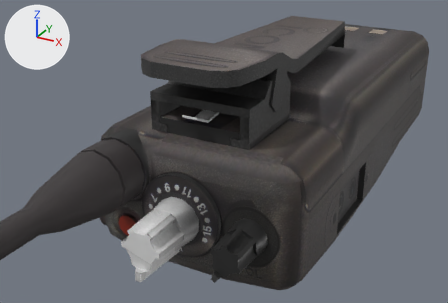
Renders of the COLLADA model radio/radio.DAE from each side of a commit.
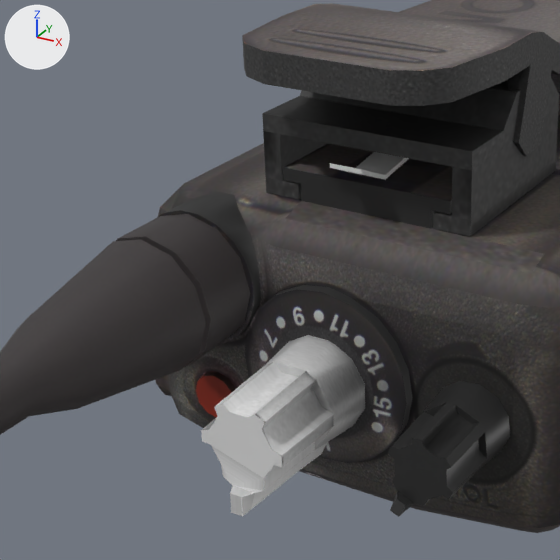
Each version appears first whole from a 50 mm camera at (0.0694, -0.1527, 0.0689) aimed at (0.0108, -0.0463, 0.0158), and next in a close-up on the part from 6% to 65% of the width and 12% to 100% of the height. The axes (+X, +Y, +Z) are drawn at upper left. The lights are the same throughout. Where no turn or scale is listed for an object, it has been applied to the vertices. Vertices at the same position are counted once.

The first close-up shows 'Node.003', 'Node.004', 'Node.005', 'Node.007', 'ic40Antennae', 'ic40Channel', 'ic40Red', 'ic40Volume'.
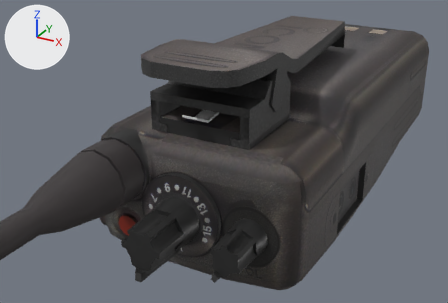
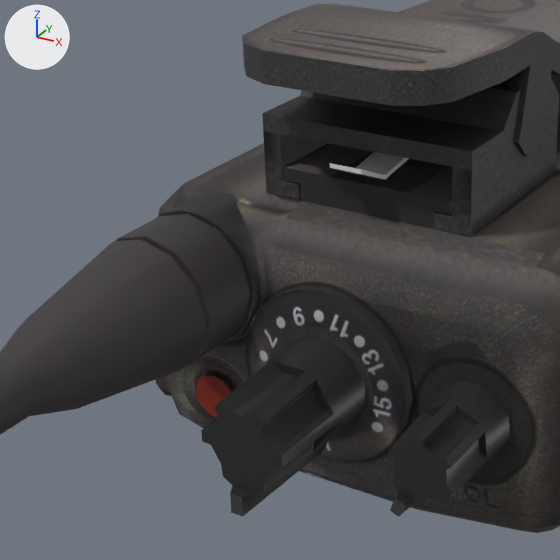
Commit message: Replaces channel knob material with reference to volume knob material so that they match.

Location of each change, (x1, y1, x2, y2) in pixels of the close-ups (560 x 560 px):
part 1 of me_ic40channel, recoloured (grey to black): (267, 335, 365, 470) in both
part 2 of me_ic40channel, recoloured (grey to black): (201, 362, 332, 516) in both
part 3 of me_ic40channel, recoloured (grey to black): (218, 362, 334, 510) in both
part 4 of me_ic40channel, recoloured (grey to black): (230, 493, 243, 516) in both

The change, as a diff of the scene's bpy script:
```diff
--- a/radio/radio.DAE.py
+++ b/radio/radio.DAE.py
@@ me_ic40channel @@
 me_ic40channel.from_pydata(...)  # 67 vertices, 130 faces; spans x -0.0054..0.0054, y -0.0156..0.0, z -0.0076..0.0054
 # used by ob_ic40channel; location = (0.0023, -0.0519, -0.0004)
+# me_ic40channel part 1: all 50 faces centred in x -0.0053..0.0053, y -0.0055..0.0, z -0.0069..0.0052 switch from mat_multimat_2__ic40channel (picture img_ic40channelambient_occlusion__mr__tga) to mat_icomknobblack (black #272727)
+# me_ic40channel part 2: all 49 faces centred in x -0.0049..0.0049, y -0.0151..-0.0113, z -0.0063..0.0043 switch from mat_multimat_2__ic40channel (picture img_ic40channelambient_occlusion__mr__tga) to mat_icomknobblack (black #272727)
+# me_ic40channel part 3: all 23 faces centred in x -0.005..0.005, y -0.0085..-0.0084, z -0.0064..0.0044 switch from mat_multimat_2__ic40channel (picture img_ic40channelambient_occlusion__mr__tga) to mat_icomknobblack (black #272727)
+# me_ic40channel part 4: all 8 faces centred in x -0.0003..0.0002, y -0.0156..-0.0029, z -0.0075..-0.0054 switch from mat_multimat_2__ic40channel (picture img_ic40channelambient_occlusion__mr__tga) to mat_icomgrey (black #3c3c3c)
```
